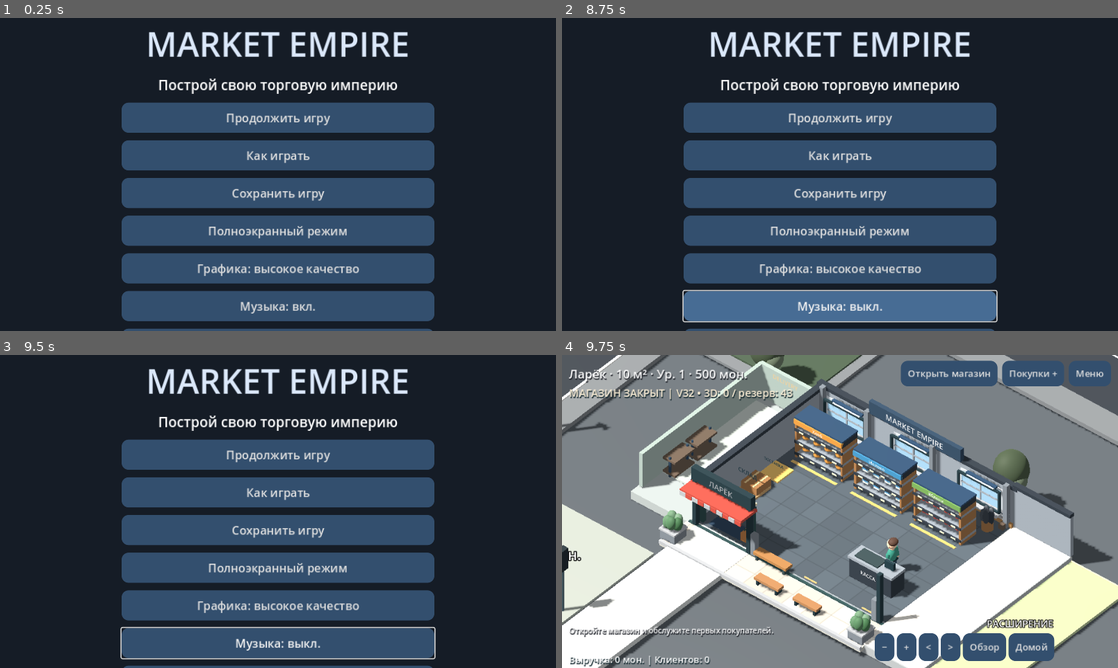
Above: before the commit, frames 1-4 (two rows, left to right).
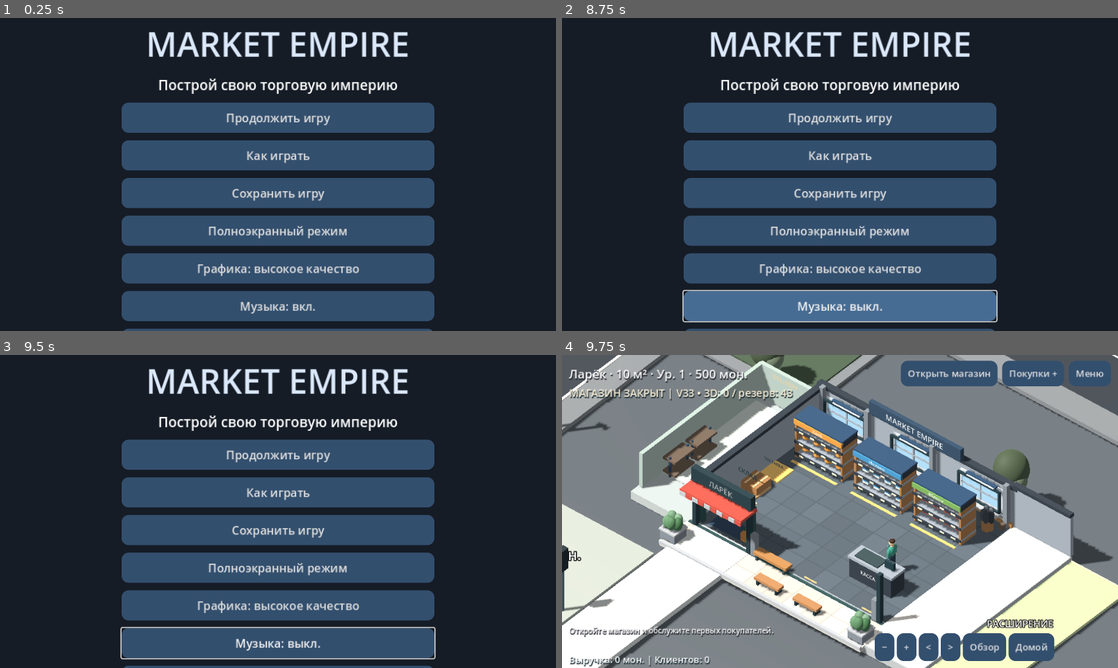
Above: after the commit, the same moments.

Repository: Denis-create-boop/mobile_game
Game: Godot game, scene res://main.tscn
The game is run twice, just before and just after one commit, with the same random seed, the same clock (stepped at 60 frames per second) and the same inputs.
Inputs:
- Up to frame 1 (0.25 s): no input
- Up to frame 2 (8.75 s): click "Меню" at 0.5 s; click "Как играть" at 1.25 s; click "Как играть" at 2 s; click "OK" at 2.75 s; click "Открыть магазин" at 3.5 s; click "Покупки +" at 4.25 s; click "−" at 5 s; click "+" at 5.75 s; click "<" at 6.5 s; click ">" at 7.25 s; click "Обзор" at 8 s
- Up to frame 3 (9.5 s): click "Домой" at 8.75 s
- Up to frame 4 (9.75 s): click "Продолжить игру" at 9.5 s

Frames 1-3 are identical in both runs. In frame 4, 0.2% of the frame differs, in the area x 22-65%, y 11-70%.

Commit message:
V33: proportioned articulated characters and first-pass demand/service balance

Diff:
--- a/main.gd
+++ b/main.gd
@@ -539,7 +539,7 @@
 			refresh()
 			save_game()
 		elapsed += delta
-		if running and elapsed>=maxf(1.8,6.0-workers*0.6+dirt*0.04-reputation*0.018-(1.4 if promo_left>0 else 0.0)-(0.65 if parking_owned else 0.0)) and street_queue.size()<18:
+		if running and elapsed>=maxf(1.8,5.8+dirt*0.04-reputation*0.018-(1.4 if promo_left>0 else 0.0)-(0.65 if parking_owned else 0.0)) and street_queue.size()<18:
 			elapsed = 0
 			if parking_owned and rng.randf()<0.32 and customers.size()<customer_limit():
 				parking_visitors+=1
@@ -599,7 +599,7 @@
 		1:
 			if c["phase"]==2:
 				s["phase"]=2
-				s["timer"]=0.6
+				s["timer"]=0.45+rng.randf_range(0.0,0.55)
 				message="Заказ клиента: "+GOODS[item]
 				refresh()
 		2:
@@ -633,7 +633,7 @@
 				s["carry"]=false
 				c["carry"]=true
 				s["phase"]=5
-				s["timer"]=0.9
+				s["timer"]=0.7+rng.randf_range(0.0,0.65)
 		5:
 			s["timer"]-=delta
 			if s["timer"]<=0:
@@ -891,7 +891,7 @@
 		if child is Button:
 			child.custom_minimum_size.y=52
 			child.add_theme_font_size_override("font_size",20)
-	var version_label=label(column,"V32",14)
+	var version_label=label(column,"V33",14)
 	version_label.horizontal_alignment=HORIZONTAL_ALIGNMENT_CENTER
 
 func toggle_sound():
@@ -968,7 +968,22 @@
 
 func choose_product() -> int:
 	var options=active_products()
-	return int(options[rng.randi_range(0,options.size()-1)]) if not options.is_empty() else 0
+	if options.is_empty():
+		return 0
+	var total: float=0.0
+	var weights: Array[float]=[]
+	for item in options:
+		var weight: float=clampf(float(PRICE[item])/maxf(1.0,float(prices[item])),0.35,2.0)
+		if item<3:
+			weight*=1.35
+		weights.append(weight)
+		total+=weight
+	var roll: float=rng.randf_range(0.0,total)
+	for i in range(options.size()):
+		roll-=weights[i]
+		if roll<=0.0:
+			return int(options[i])
+	return int(options.back())
 
 func unlock_level(i: int) -> int:
 	return [1,1,1,2,2,3,3,4,4,5,5,6][i]
--- a/store_visual.gd
+++ b/store_visual.gd
@@ -556,55 +556,60 @@
 	built_items[slot]=items
 
 func person(color: Color) -> Node3D:
-	var p = Node3D.new()
+	var p=Node3D.new()
 	stage.add_child(p)
-	p.scale=Vector3(1.18,1.18,1.18)
-	var names: Array=[]
-	var entries: Dictionary=asset_library.catalog.get("people",{})
-	for key in entries:
-		if not String(key).contains("wheelchair") and not String(key).contains("skeleton") and not String(key).contains("animation"):
-			names.append(key)
-	if not names.is_empty():
-		var model=asset_library.spawn("people",[names[character_serial%names.size()]],p,Vector3.ZERO,Vector3(0.70,1.46,0.66))
-		character_serial+=1
-		if model!=null:
-			p.set_meta("model",model)
-			var animations=model.find_children("*","AnimationPlayer",true,false)
-			if not animations.is_empty():
-				p.set_meta("animation",animations[0])
-			return p
-	var skin = Color("#eac1a2")
-	var pants = Color("#364d60")
-	var left = Node3D.new()
-	var right = Node3D.new()
-	p.add_child(left)
-	p.add_child(right)
-	left.position = Vector3(-0.13,0.5,0)
-	right.position = Vector3(0.13,0.5,0)
-	for leg in [left,right]:
-		cylinder(leg,Vector3(0,-0.20,0),0.085,0.4,pants)
-		ball(leg,Vector3(0,-0.42,0.045),Vector3(0.2,0.15,0.31),Color("#293b40"))
-	p.set_meta("left",left)
-	p.set_meta("right",right)
-	ball(p,Vector3(0,0.72,0),Vector3(0.47,0.57,0.32),color)
-	box(p,Vector3(0,0.51,0),Vector3(0.35,0.065,0.28),Color("#263d43"))
-	box(p,Vector3(-0.10,0.82,0.16),Vector3(0.10,0.075,0.015),Color("#eee4d3"))
-	for direction in [-1,1]:
-		var arm = cylinder(p,Vector3(direction*0.27,0.70,0),0.07,0.38,color)
-		arm.rotation.z = direction*0.22
-		ball(p,Vector3(direction*0.30,0.48,0),Vector3(0.13,0.15,0.13),skin)
-	cylinder(p,Vector3(0,1.00,0),0.085,0.13,skin)
-	ball(p,Vector3(0,1.19,0),Vector3(0.36,0.40,0.35),skin)
-	ball(p,Vector3(0,1.30,-0.055),Vector3(0.38,0.26,0.34),Color("#574137"))
-	ball(p,Vector3(0,1.14,0.17),Vector3(0.055,0.07,0.055),skin.darkened(0.08))
+	var serial: int=character_serial
+	character_serial+=1
+	var stature: float=[0.96,1.02,1.09,1.0][serial%4]
+	p.scale=Vector3(stature,stature,stature)
+	var skin: Color=[Color("#e8bc99"),Color("#bc8968"),Color("#8e6046"),Color("#d6a582")][serial%4]
+	var hair: Color=[Color("#3c2b24"),Color("#272427"),Color("#806044"),Color("#b49b79")][serial%4]
+	var pants: Color=[Color("#303e49"),Color("#545653"),Color("#38444d")][serial%3]
+	var shoe=Color("#292d31")
 	for side in [-1,1]:
-		ball(p,Vector3(side*0.18,1.18,0),Vector3(0.07,0.11,0.08),skin)
-	for direction in [-1,1]:
-		ball(p,Vector3(direction*0.07,1.21,0.16),Vector3(0.035,0.045,0.025),Color("#3f3530"))
+		var leg=Node3D.new()
+		p.add_child(leg)
+		leg.position=Vector3(side*0.105,0.79,0)
+		var thigh=cylinder(leg,Vector3(0,-0.19,0),0.092,0.38,pants)
+		thigh.scale.z=0.93
+		var shin=Node3D.new()
+		leg.add_child(shin)
+		shin.position=Vector3(0,-0.38,0)
+		cylinder(shin,Vector3(0,-0.17,0),0.071,0.34,pants)
+		ball(shin,Vector3(0,-0.33,0.06),Vector3(0.18,0.13,0.31),shoe)
+		p.set_meta("left" if side==-1 else "right",leg)
+		p.set_meta("left_knee" if side==-1 else "right_knee",shin)
+	ball(p,Vector3(0,0.81,0),Vector3(0.40,0.22,0.27),pants)
+	ball(p,Vector3(0,1.09,0),Vector3(0.43,0.55,0.29),color)
+	box(p,Vector3(0,0.88,0.13),Vector3(0.31,0.035,0.035),pants)
+	var seam=color.darkened(0.25)
+	box(p,Vector3(0,1.10,0.151),Vector3(0.012,0.38,0.012),seam)
+	for side in [-1,1]:
+		var arm=Node3D.new()
+		p.add_child(arm)
+		arm.position=Vector3(side*0.225,1.28,0)
+		arm.rotation.z=side*0.11
+		ball(arm,Vector3(0,-0.13,0),Vector3(0.15,0.31,0.16),color)
+		cylinder(arm,Vector3(0,-0.34,0.015),0.057,0.22,color.darkened(0.05))
+		ball(arm,Vector3(0,-0.49,0.025),Vector3(0.12,0.16,0.115),skin)
+		p.set_meta("left_arm" if side==-1 else "right_arm",arm)
+		var collar=box(p,Vector3(side*0.075,1.34,0.11),Vector3(0.12,0.08,0.025),color.lightened(0.24))
+		collar.rotation.z=side*0.35
+	cylinder(p,Vector3(0,1.39,0),0.074,0.14,skin)
+	ball(p,Vector3(0,1.53,0.012),Vector3(0.245,0.30,0.245),skin)
+	ball(p,Vector3(0,1.62,-0.018),Vector3(0.26,0.17,0.25),hair)
+	if serial%3==1:
+		ball(p,Vector3(0,1.47,-0.095),Vector3(0.25,0.32,0.11),hair)
+	for side in [-1,1]:
+		ball(p,Vector3(side*0.119,1.53,0),Vector3(0.045,0.068,0.045),skin)
+		ball(p,Vector3(side*0.044,1.55,0.122),Vector3(0.027,0.015,0.014),Color("#35302d"))
+	ball(p,Vector3(0,1.51,0.131),Vector3(0.035,0.049,0.043),skin)
+	if serial%4==0:
+		box(p,Vector3(-0.11,1.18,0.15),Vector3(0.095,0.052,0.016),Color("#eee5d5"))
 	return p
 
 func add_carry(p: Node3D):
-	var b=box(p,Vector3(0,0.72,0.3),Vector3(0.32,0.28,0.28),Color("#c99458"))
+	var b=box(p,Vector3(0,0.93,0.33),Vector3(0.32,0.28,0.28),Color("#c99458"))
 	b.visible=false
 	p.set_meta("carry",b)
 
@@ -614,8 +619,14 @@
 	if walking:
 		p.rotation.y=atan2(direction.x,direction.z)
 	if p.has_meta("left"):
-		p.get_meta("left").rotation.x=sin(tick*12)*0.5 if walking else 0
-		p.get_meta("right").rotation.x=-sin(tick*12)*0.5 if walking else 0
+		var stride: float=sin(tick*10.0)*0.40 if walking else 0.0
+		p.get_meta("left").rotation.x=stride
+		p.get_meta("right").rotation.x=-stride
+		if p.has_meta("left_knee"):
+			p.get_meta("left_knee").rotation.x=maxf(0.0,-stride)*0.65
+			p.get_meta("right_knee").rotation.x=maxf(0.0,stride)*0.65
+			p.get_meta("left_arm").rotation.x=-stride*0.75 if not carrying else -0.85
+			p.get_meta("right_arm").rotation.x=stride*0.75 if not carrying else -0.85
 	elif p.has_meta("animation"):
 		var player: AnimationPlayer=p.get_meta("animation")
 		var wanted="walk" if walking else "idle"
@@ -749,7 +760,7 @@
 		actor(people[i],c["pos"],c["carry"],delta)
 		var tag: Label3D=people[i].get_meta("order")
 		tag.text=game.GOODS[c["item"]] if c["phase"]<4 and not c["carry"] else ("Оплата" if c["carry"] and c["phase"]<4 else "")
-	status_label.text=("МАГАЗИН ОТКРЫТ" if game.running else "МАГАЗИН ЗАКРЫТ")+" | V32 • 3D: %d / резерв: %d" % [asset_library.loaded_count,asset_library.fallback_count]
+	status_label.text=("МАГАЗИН ОТКРЫТ" if game.running else "МАГАЗИН ЗАКРЫТ")+" | V33 • 3D: %d / резерв: %d" % [asset_library.loaded_count,asset_library.fallback_count]
 	sales_label.position=Vector2(12,size.y-26)
 	sales_label.text="Выручка: %d мон. | Клиентов: %d" % [game.revenue,game.customers.size()]
 
